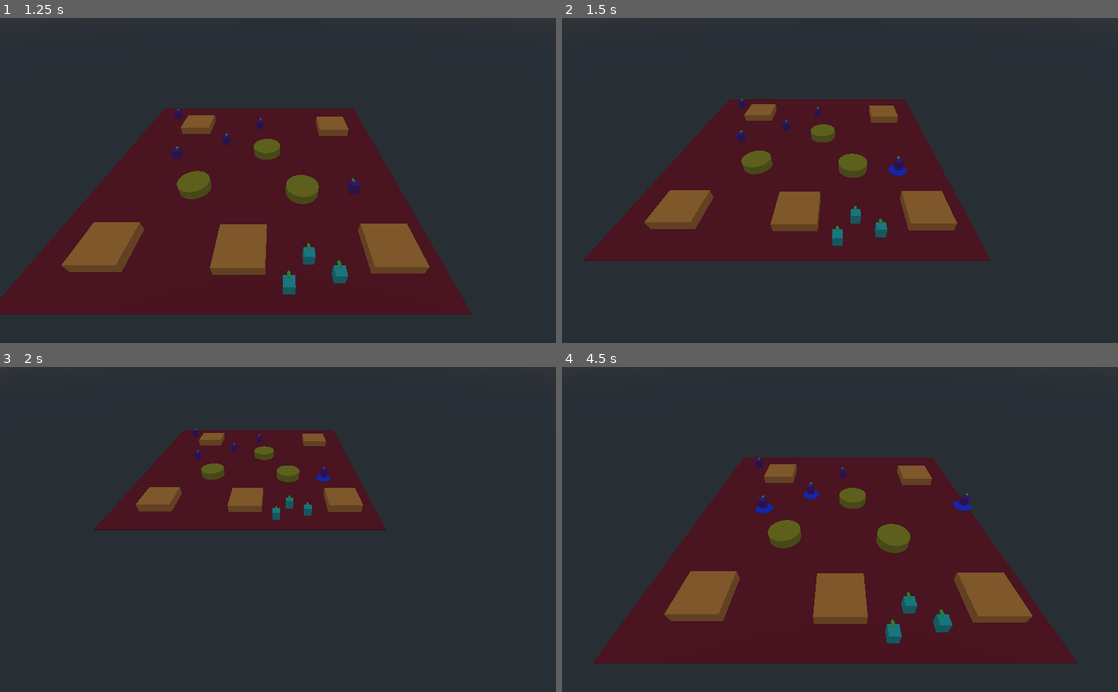
Above: before the commit, frames 1-4 (two rows, left to right).
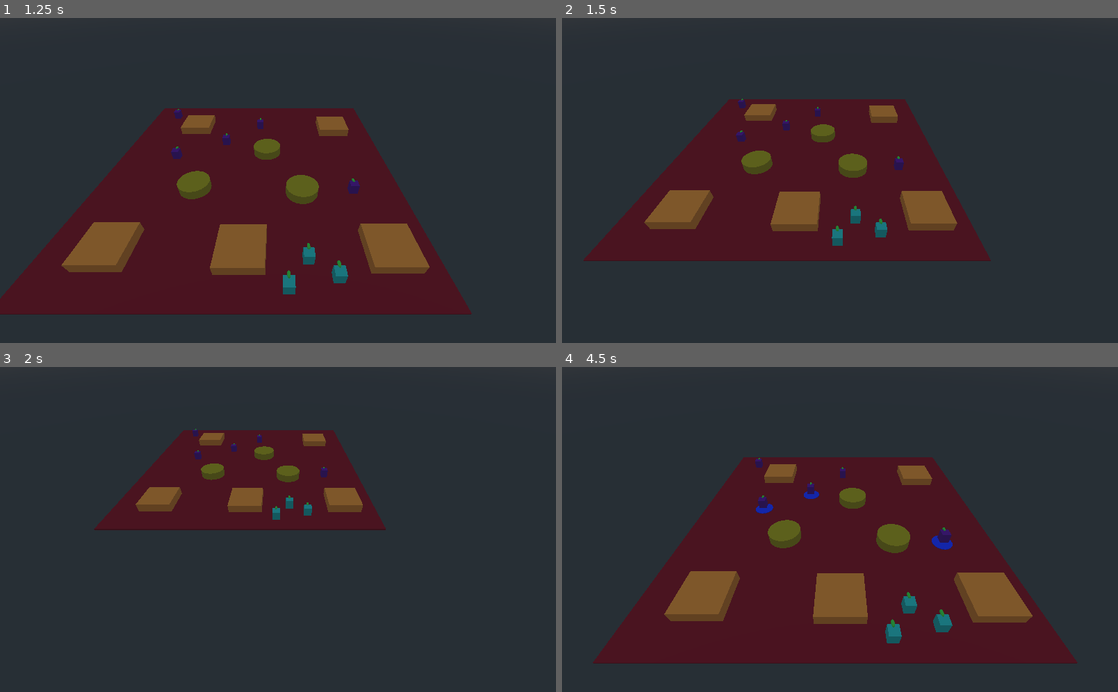
Above: after the commit, the same moments.

Repository: Ellord207/GodotShenanigans
Game: Godot game, scene res://World/TestWorld.tscn
The game is run twice, just before and just after one commit, with the same random seed, the same clock (stepped at 60 frames per second) and the same inputs.
Inputs (mouse positions are in pixels of both pictures, inside the frame that each line leads up to):
- Up to frame 1 (1.25 s): move the mouse to (400, 164) at 0.52 s; press the mouse at (400, 164) at 0.53 s; hold Right from 0.53 s (still down)
- Up to frame 2 (1.5 s): move the mouse to (728, 196) at 1.27 s; release Right at 1.28 s; release the mouse at (728, 196) at 1.28 s; hold Down from 1.28 s (still down); click (728, 196) at 1.35 s
- Up to frame 3 (2 s): keep holding Down
- Up to frame 4 (4.5 s): move the mouse to (895, 458) at 2.02 s; release Down at 2.03 s; press the mouse at (895, 458) at 2.03 s; hold Right 2.03-2.78 s; right-click (895, 458) at 2.1 s; move the mouse to (812, 594) at 2.77 s; release the mouse at (812, 594) at 2.78 s; hold Up 2.78-3.53 s; click (812, 594) at 2.85 s; move the mouse to (1006, 578) at 3.52 s; press the mouse at (1006, 578) at 3.53 s; hold Left from 3.53 s (still down); move the mouse to (673, 480) at 4.27 s; release the mouse at (673, 480) at 4.28 s; right-click (673, 480) at 4.35 s

Frame 1 is identical in both runs. In frame 2, less than 0.1% of the frame differs, in the area x 58-62%, y 45-49%; in frame 3, less than 0.1%; in frame 4, 0.3%, in the area x 66-74%, y 38-57%.

Commit message:
Deselect by click or selecting nothing

Diff:
--- a/World/CamControl.gd
+++ b/World/CamControl.gd
@@ -61,6 +61,10 @@
 		for unit in new_selected_units:
 			unit.select()
 		selected_units = new_selected_units
+	else:
+		for unit in selected_units:
+			unit.deselect()
+			selected_units = [];
 
 func get_unit_under_mouse(m_pos):
 	var result = self.raycast_from_mouse(m_pos, 3) # collision mask 0...011
